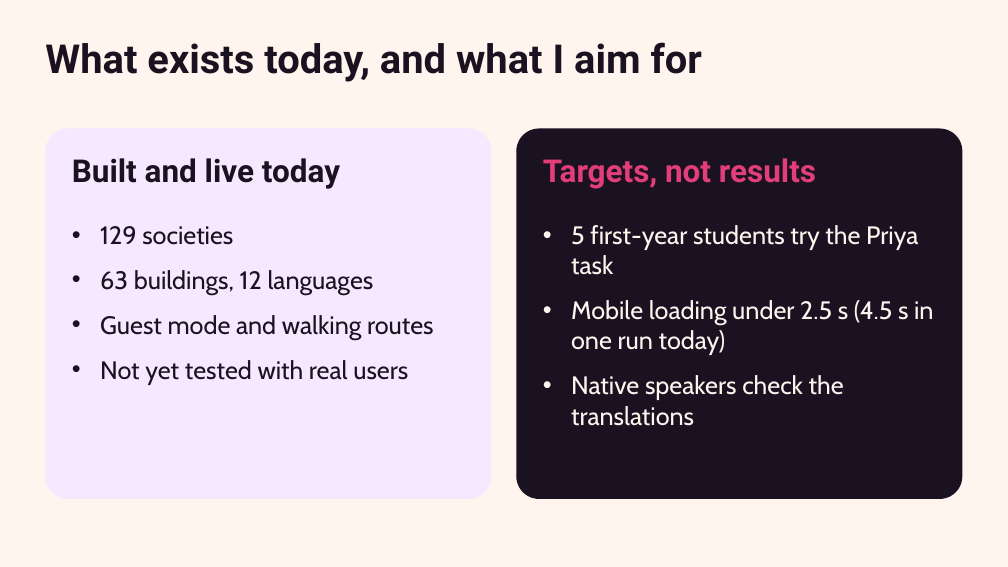
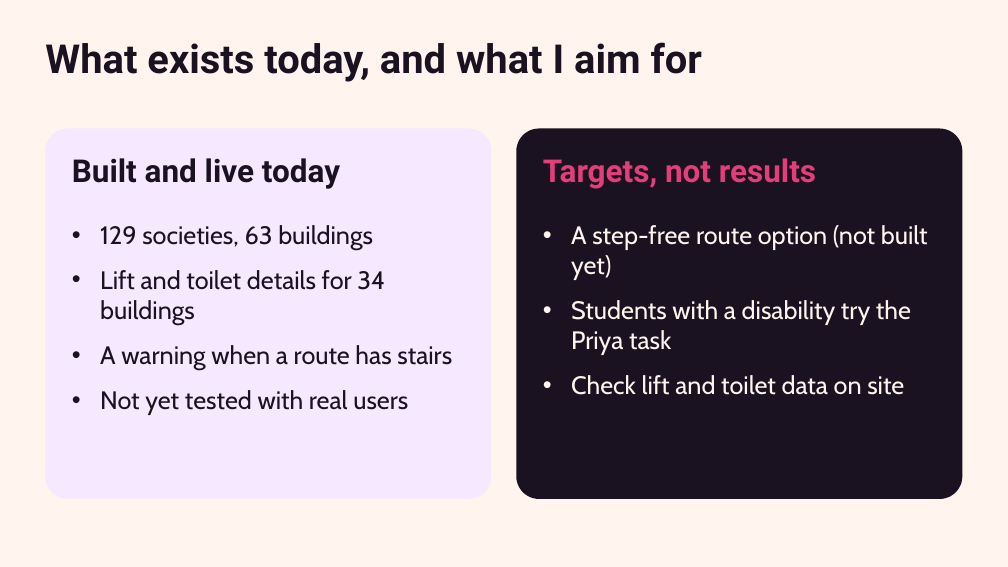
Before and after one commit to anjlaisup2hubgit/MacDirect, a slide deck: slide 5 of slides/MacDirect-5-min-talk.pptx. Drawn at 1008x567 pixels with LibreOffice and Linux fonts; fonts in the diff are those of the drawing. Boxes give left, top, right and bottom in pixels: in the first picture for what was removed or moved away, otherwise in the second. Text is boxed around its words. In the diff, an @@ line names an element or a change of style, - is before the commit and + after.

```diff
--- a/slides/MacDirect-5-min-talk.pptx
+++ b/slides/MacDirect-5-min-talk.pptx
@@ text at (x1=100, y1=225, x2=452, y2=370): text changed @@
-• 129 societies
-• 63 buildings, 12 languages
-• Guest mode and walking routes
+• 129 societies, 63 buildings
+• Lift and toilet details for 34 buildings
+• A warning when a route has stairs
@@ text at (x1=571, y1=225, x2=928, y2=395): text changed @@
-• 5 first-year students try the Priya task
-• Mobile loading under 2.5 s (4.5 s in one run today)
-• Native speakers check the translations
+• A step-free route option (not built yet)
+• Students with a disability try the Priya task
+• Check lift and toilet data on site
```
Also in this commit, not shown: 3 other slides changed, 1 slide added, 1 slide removed.
